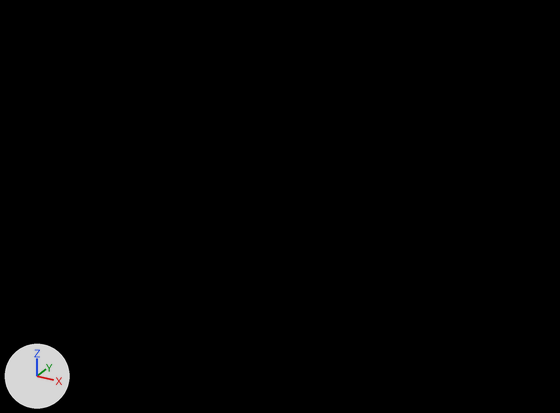
One commit to the Blender file Blends/sample.blend: the scene before it, then after it.
One viewpoint serves both versions: a 50 mm lens placed at (1.35, -2.58, 1.69), pointed at (-0.06, -0.01, 0.41). Lighting does not change. The marker at lower left points along +X, +Y and +Z. The first picture is the older version.

In view in the first picture: 'FloorClip'.
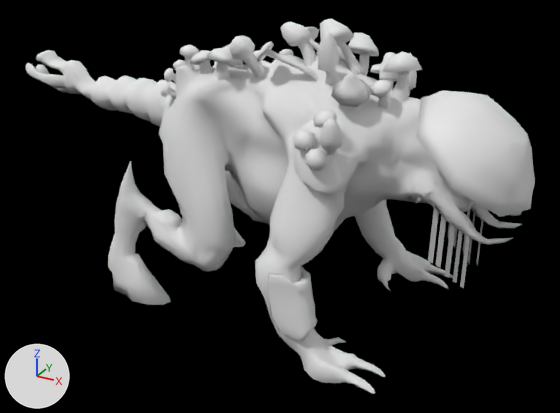
The change, as a diff of the scene's bpy script:
```diff
--- a/Blends/sample.blend.py
+++ b/Blends/sample.blend.py
@@ ng_abiotic_bsdf @@
+ng_abiotic_bsdf = bpy.data.node_groups.new('Abiotic BSDF', 'ShaderNodeTree')
+# nodes: BsdfPrincipled
+# colours: white #e7e7e7, white #ffffff
@@ mat_m_mush_peccary @@
+mat_m_mush_peccary = bpy.data.materials.new('M_Mush_Peccary')
+# nodes: Group, OutputMaterial
+# colours: white #e7e7e7, white #ffffff
@@ mat_m_peccary_mushrooms @@
+mat_m_peccary_mushrooms = principled_material('M_Peccary_Mushrooms')
+mat_m_peccary_mushrooms.base_color = (0.8, 0.8, 0.8)  # white #e7e7e7
@@ me_sk_npc_peccary_mushroom @@
+me_sk_npc_peccary_mushroom.from_pydata(...)  # 7580 vertices, 9262 faces; spans x -135.0..93.0, y -51.0..51.0, z 0.0..119.0
+# faces by material slot: [6126, 2976, 160]
+me_sk_npc_peccary_mushroom.materials.append(mat_m_mush_peccary)  # its picture is missing
+me_sk_npc_peccary_mushroom.materials.append(mat_m_peccary_mushrooms)  # white #e7e7e7
+me_sk_npc_peccary_mushroom.materials.append(mat_m_peccary_mushrooms)  # white #e7e7e7
@@ ob_sk_npc_peccary_mushroom_001 @@
+ob_sk_npc_peccary_mushroom_001 = bpy.data.objects.new('SK_NPC_Peccary_Mushroom.001', me_sk_npc_peccary_mushroom)
+ob_sk_npc_peccary_mushroom_001.location = (0.0, 0.0, 0.0)
+ob_sk_npc_peccary_mushroom_001.scale = (0.01, 0.01, 0.01)
```

Pixel boxes [x1, y1, x2, y2] of what changed, in the pictures (560 x 413 px):
'SK_NPC_Peccary_Mushroom.001', added
    after: [26, 19, 535, 394]
    faces in mat_m_mush_peccary (its picture is missing): [26, 50, 522, 394]
    faces in mat_m_peccary_mushrooms (white #e7e7e7): [428, 207, 483, 288]
